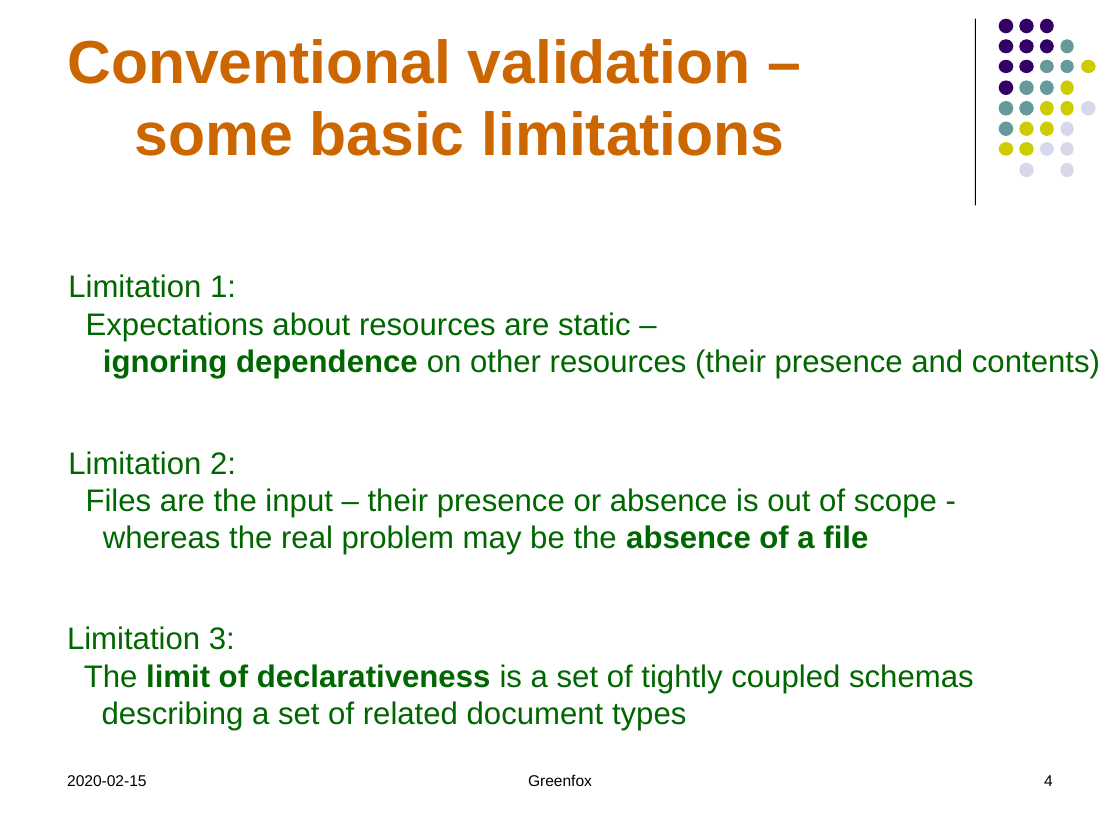
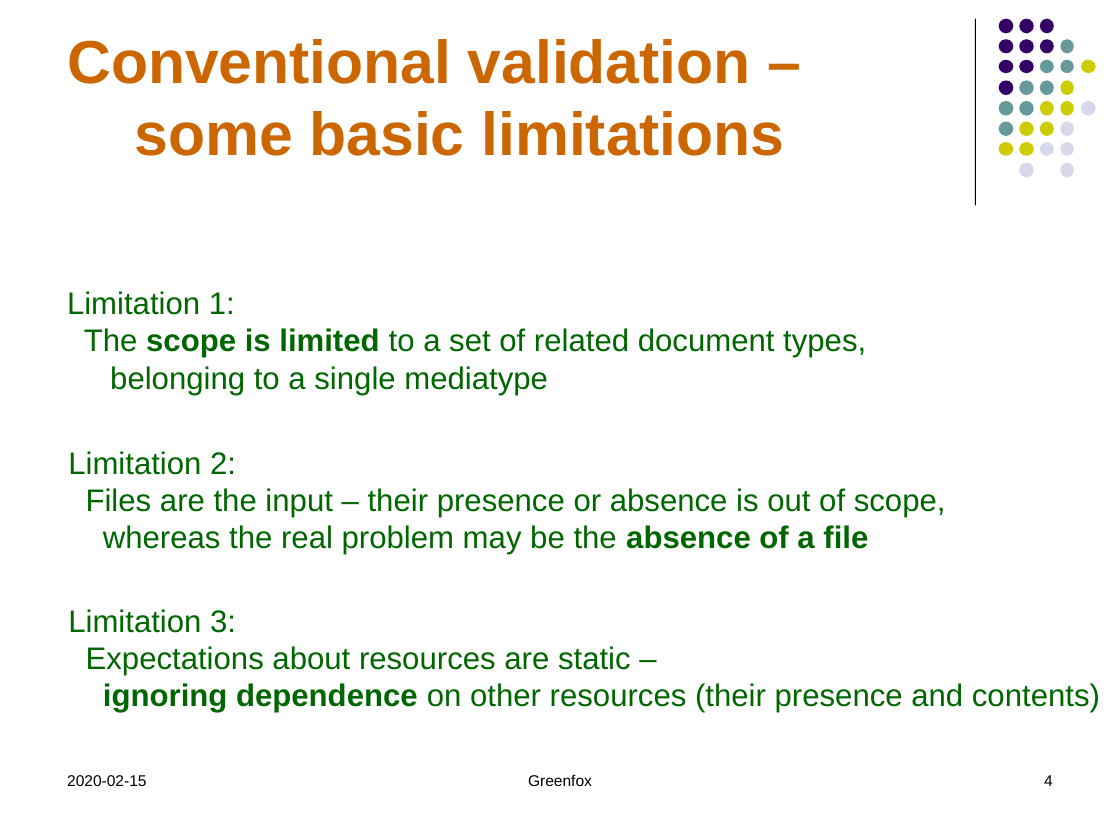
Before and after one commit to hrennau/greenfox, a slide deck: slide 4 of about/greenfox07.pptx. Drawn at 1120x840 pixels with LibreOffice and Linux fonts; fonts in the diff are those of the drawing. Boxes give left, top, right and bottom in pixels: in the first picture for what was removed or moved away, otherwise in the second. Text is boxed around its words. In the diff, an @@ line names an element or a change of style, - is before the commit and + after.

```diff
--- a/about/greenfox07.pptx
+++ b/about/greenfox07.pptx
@@ text at box(67, 291, 866, 395): text changed @@
-Limitation 3:
-The limit of declarativeness is a set of tightly coupled schemas
-describing a set of related document types
+Limitation 1:
+The scope is limited to a set of related document types,
+belonging to a single mediatype
@@ text at box(86, 488, 946, 517): text changed @@
-Files are the input – their presence or absence is out of scope -
+Files are the input – their presence or absence is out of scope,
@@ text "Limitation 3:": place and size @@
-text "Limitation 3:" at box(68, 274, 1100, 378)
+text "Limitation 3:" at box(68, 609, 1100, 713)
@@ text at box(68, 609, 236, 633): text changed @@
-Limitation 1:
+Limitation 3:
```
Also in this commit, not shown: 6 other slides changed, 5 slides added, 1 other file.
